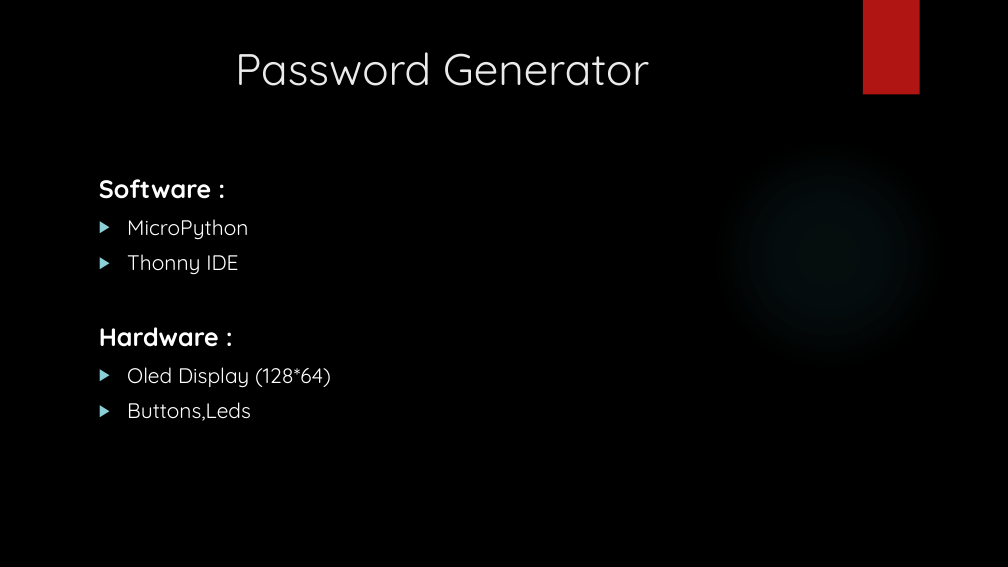
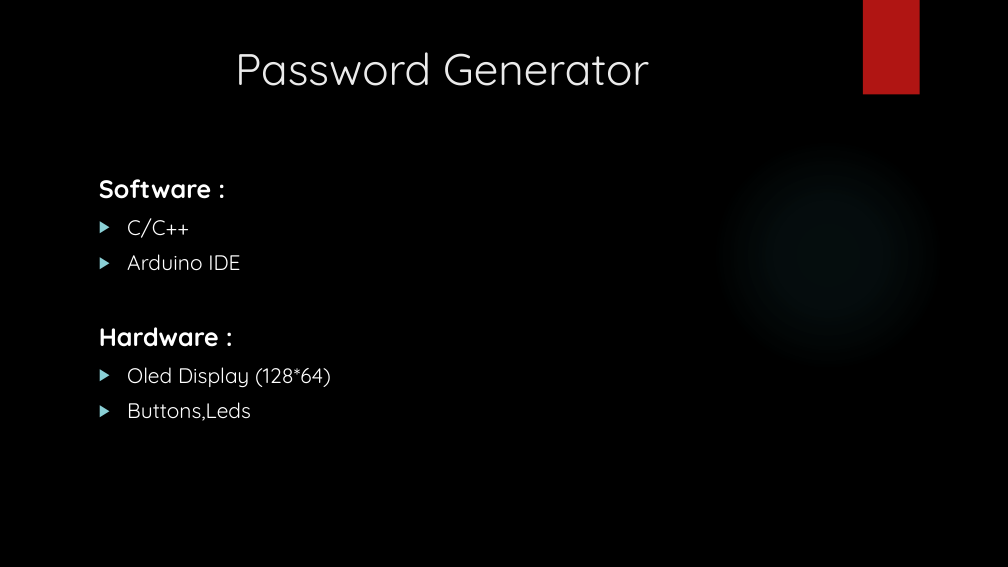
Before and after one commit to Yinnis97/PO_KeepTalkingAndNobodyExplodes, a slide deck: slide 4 of Documentation/Project Onderzoek.pptx. Drawn at 1008x567 pixels with LibreOffice and Linux fonts; fonts in the diff are those of the drawing; background and template pictures are left out. Boxes give left, top, right and bottom in pixels: in the first picture for what was removed or moved away, otherwise in the second. Text is boxed around its words. In the diff, an @@ line names an element or a change of style, - is before the commit and + after.

Commit message:
Updated Powerpoint Password + Info_Paswoord

```diff
--- a/Documentation/Project Onderzoek.pptx
+++ b/Documentation/Project Onderzoek.pptx
@@ text at (x1=127, y1=218, x2=240, y2=271): text changed @@
-▶ MicroPython
-▶ Thonny IDE
+▶ C/C++
+▶ Arduino IDE
```
Also in this commit, not shown: 1 other file.
